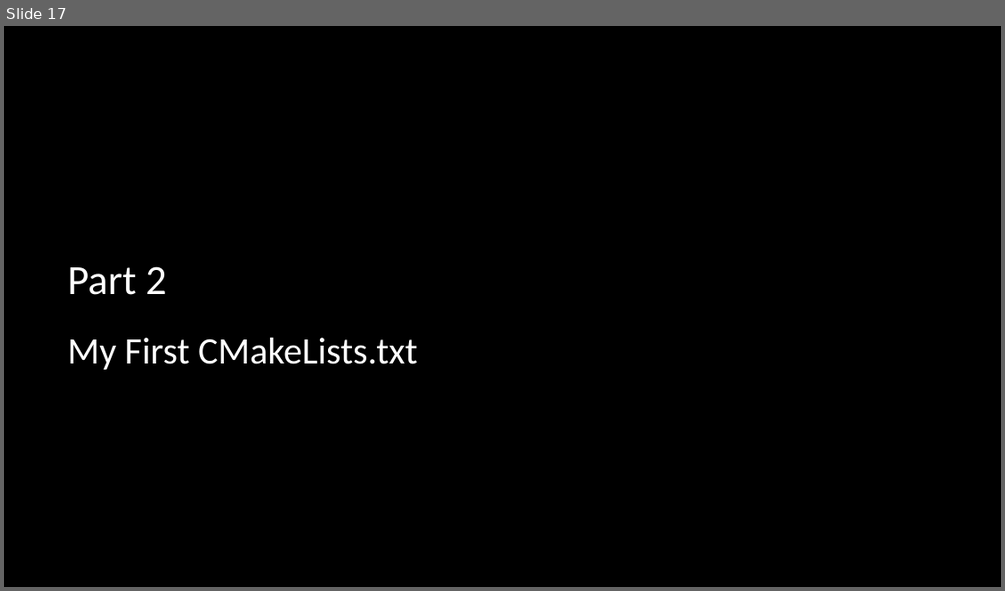
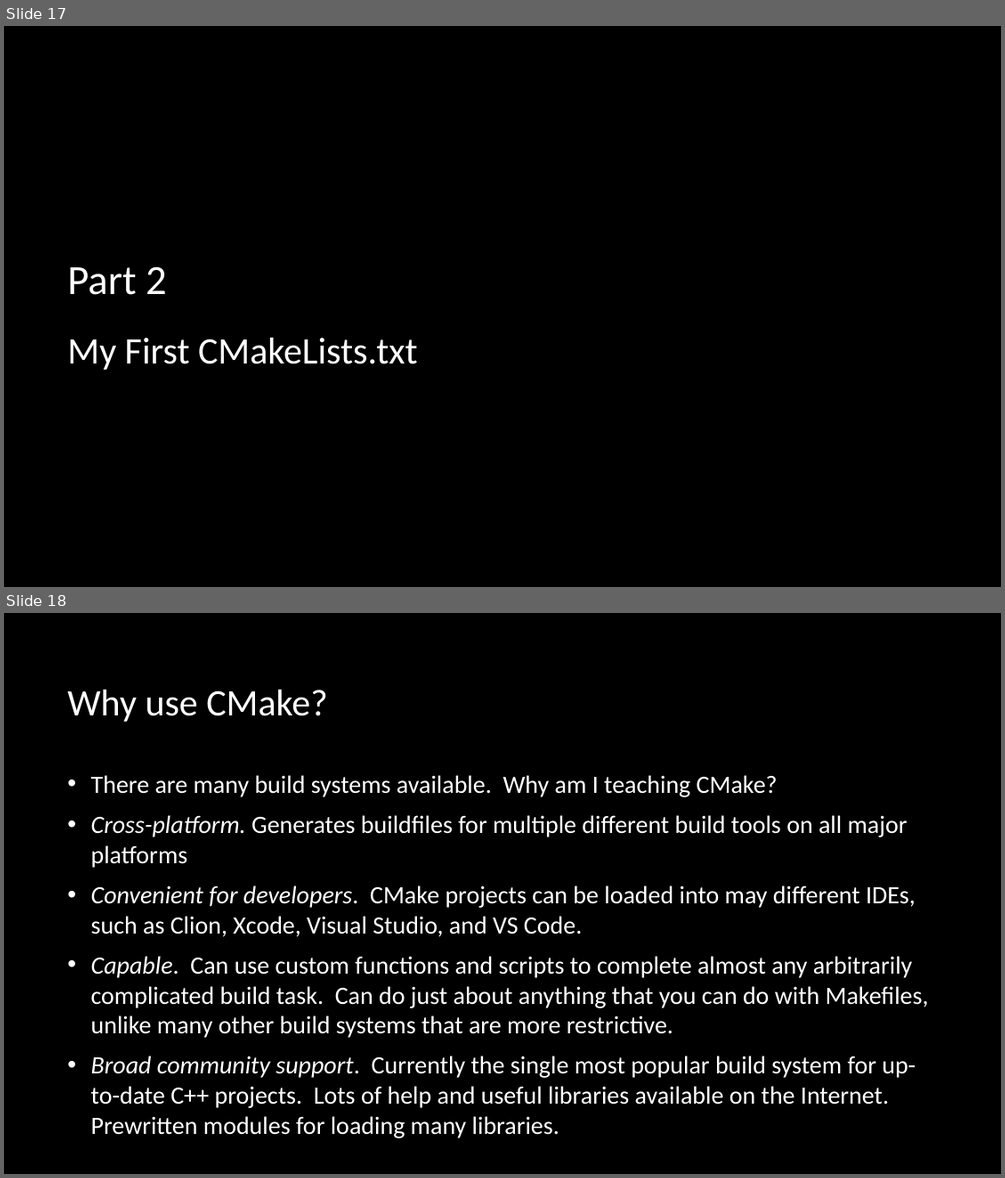
Before and after one commit to multiplemonomials/CMakeTraining, a slide deck: Session 1 - CMake and Building CXX.pptx. Shown one above the other, each under a label of ours: slide 17 before the commit, slides 17 and 18 after it. The pictures are 1005x591 and 1005x1178 pixels, drawn with LibreOffice and Linux fonts; fonts in the diff are those of the drawing; background and template pictures are left out. Boxes give left, top, right and bottom in pixels: in the first picture for what was removed or moved away, otherwise in the second. Text is boxed around its words. In the diff, an @@ line names an element or a change of style, - is before the commit and + after.

```diff
--- a/Session 1 - CMake and Building CXX.pptx
+++ b/Session 1 - CMake and Building CXX.pptx
@@ slide 18 added at [4, 613, 1001, 1174], background picture (left out) @@
@@ title added at [67, 690, 327, 722], 36 pt, text #FFFFFF @@
+Why use CMake?
@@ text added at [91, 775, 929, 1138], 24 pt, text #FFFFFF @@
+• There are many build systems available. Why am I teaching CMake?
+• Cross-platform. Generates buildfiles for multiple different build tools on all major platforms
+• Convenient for developers. CMake projects can be loaded into may different IDEs, such as Clion, Xcode, Visual Studio, and VS Code.
+• Capable. Can use custom functions and scripts to complete almost any arbitrarily complicated build task. Can do just about anything that you can do with Makefiles, unlike many other build systems that are more restrictive.
+• Broad community support. Currently the single most popular build system for up-to-date C++ projects. Lots of help and useful libraries available on the Internet. Prewritten modules for loading many libraries.
```
Also in this commit, not shown: 2 slides changed, 17 other slides added, 1 slide removed, 2 other files.
